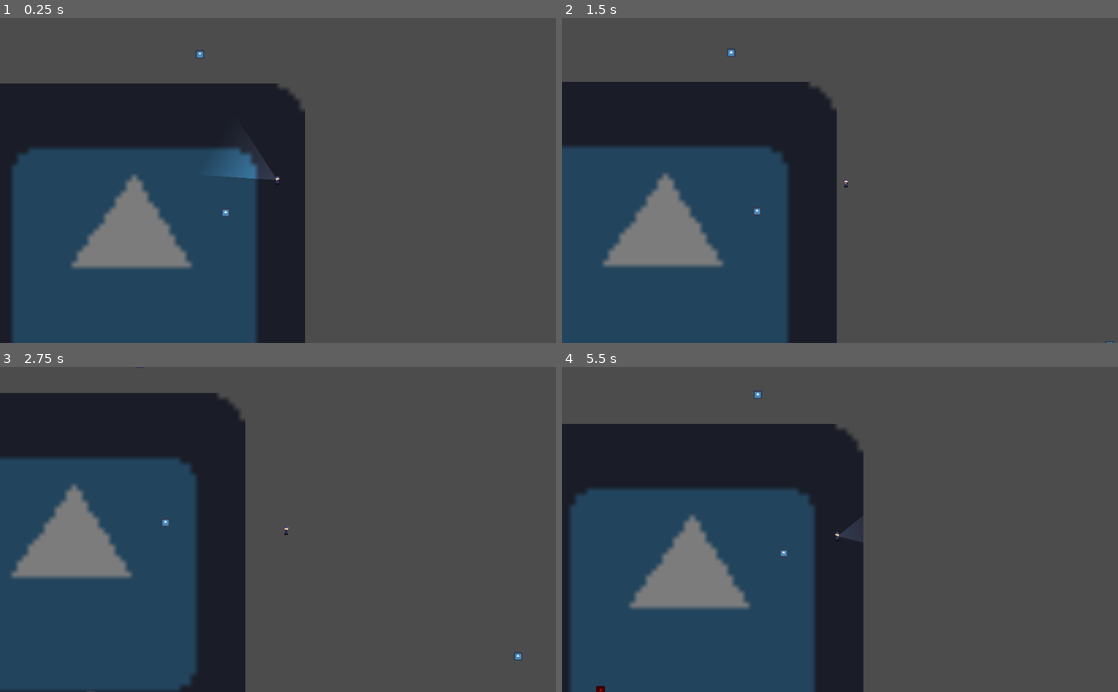
Above: before the commit, frames 1-4 (two rows, left to right).
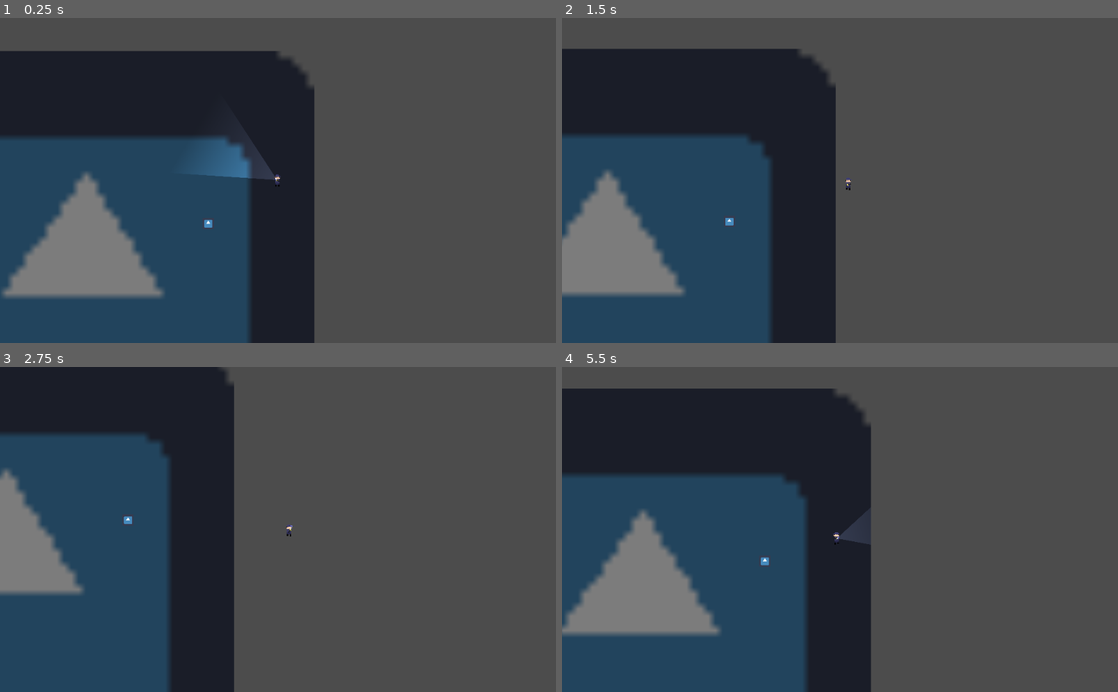
Above: after the commit, the same moments.

Repository: Patogonia/pb_gamejam_4
Game: Godot game, scene res://CenaTeste.tscn
Two runs of this game, one before a commit and one after it. Both use one fixed random seed, a clock stepped at 60 frames per second and the inputs below. The project has no main scene, so this scene is started directly. The engine's default icon, where the game draws it, is replaced by a stand-in: a white triangle on a blue panel in a dark square.
Inputs (mouse positions are in pixels of both pictures, inside the frame that each line leads up to):
- Up to frame 1 (0.25 s): no input
- Up to frame 2 (1.5 s): tap Enter at 0.5 s; move the mouse to (962, 164) at 0.52 s; hold D (andar_pra_direita) 0.53-1.28 s; tap F (ativar_desativar_lanterna) at 0.6, 1.35 s; move the mouse to (728, 196) at 1.27 s; hold S (andar_pra_baixo) from 1.28 s (still down)
- Up to frame 3 (2.75 s): move the mouse to (333, 458) at 2.02 s; release S (andar_pra_baixo) at 2.03 s; hold D (andar_pra_direita) from 2.03 s (still down); tap F (ativar_desativar_lanterna) at 2.1 s
- Up to frame 4 (5.5 s): move the mouse to (812, 594) at 2.77 s; release D (andar_pra_direita) at 2.78 s; hold W (andar_pra_cima) 2.78-3.53 s; tap F (ativar_desativar_lanterna) every 0.75 s from 2.85 to 5.1 s; move the mouse to (1006, 578) at 3.52 s; hold A (andar_pra_esquerda) 3.53-5.03 s; move the mouse to (673, 480) at 4.27 s; move the mouse to (867, 529) at 5.02 s; hold S (andar_pra_baixo) from 5.03 s (still down)

The runs differ from the first frame. In frame 1, 17% of the frame differs, in the area x 0-57%, y 10-100%; in frame 2, 15%; in frame 3, 16%; in frame 4, 18%, in the area x 0-56%, y 6-100%.

Commit message:
Adicionado sprites animados + ajustes aleatorios

Diff:
--- a/CenaTeste.tscn
+++ b/CenaTeste.tscn
@@ -20,6 +20,7 @@
 
 [node name="Inimigo" parent="." instance=ExtResource( 2 )]
 position = Vector2( -519.678, 173.01 )
+velocidade_maxima = 70.0
 caminho_jogador = NodePath("../Jogador")
 caminho_alvos_inimigo = NodePath("../AlvosInimigo")
 
--- a/Personagens/Inimigo.tscn
+++ b/Personagens/Inimigo.tscn
@@ -1,7 +1,33 @@
-[gd_scene load_steps=3 format=2]
+[gd_scene load_steps=8 format=2]
 
 [ext_resource path="res://Personagens/Personagem.tscn" type="PackedScene" id=1]
 [ext_resource path="res://Personagens/inimigo.gd" type="Script" id=2]
+[ext_resource path="res://Personagens/inimigo.png" type="Texture" id=3]
+
+[sub_resource type="AtlasTexture" id=1]
+atlas = ExtResource( 3 )
+region = Rect2( 20, 0, 20, 20 )
+
+[sub_resource type="AtlasTexture" id=2]
+atlas = ExtResource( 3 )
+region = Rect2( 0, 0, 20, 20 )
+
+[sub_resource type="AtlasTexture" id=3]
+atlas = ExtResource( 3 )
+region = Rect2( 40, 0, 20, 20 )
+
+[sub_resource type="SpriteFrames" id=4]
+animations = [ {
+"frames": [ SubResource( 1 ) ],
+"loop": true,
+"name": "parado",
+"speed": 5.0
+}, {
+"frames": [ SubResource( 2 ), SubResource( 3 ) ],
+"loop": true,
+"name": "andando",
+"speed": 5.0
+} ]
 
 [node name="Inimigo" instance=ExtResource( 1 )]
 collision_layer = 2
@@ -12,6 +38,10 @@
 
 [node name="Sprite" parent="." index="0"]
 modulate = Color( 1, 0, 0, 1 )
+scale = Vector2( 1, 1 )
+frames = SubResource( 4 )
+animation = "parado"
+playing = true
 
 [node name="TimerAtualizarMelhorAlvo" type="Timer" parent="." index="2"]
 autostart = true
--- a/Personagens/Jogador.tscn
+++ b/Personagens/Jogador.tscn
@@ -1,9 +1,34 @@
-[gd_scene load_steps=5 format=2]
+[gd_scene load_steps=9 format=2]
 
 [ext_resource path="res://Personagens/Personagem.tscn" type="PackedScene" id=1]
 [ext_resource path="res://Personagens/jogador.gd" type="Script" id=2]
-[ext_resource path="res://Personagens/modelo_statico.png" type="Texture" id=3]
+[ext_resource path="res://Personagens/guardinha.png" type="Texture" id=3]
 [ext_resource path="res://Personagens/Lanterna/Lanterna.tscn" type="PackedScene" id=4]
+
+[sub_resource type="AtlasTexture" id=1]
+atlas = ExtResource( 3 )
+region = Rect2( 16, 0, 16, 20 )
+
+[sub_resource type="AtlasTexture" id=2]
+atlas = ExtResource( 3 )
+region = Rect2( 0, 0, 16, 20 )
+
+[sub_resource type="AtlasTexture" id=3]
+atlas = ExtResource( 3 )
+region = Rect2( 32, 0, 16, 20 )
+
+[sub_resource type="SpriteFrames" id=4]
+animations = [ {
+"frames": [ SubResource( 1 ) ],
+"loop": true,
+"name": "parado",
+"speed": 5.0
+}, {
+"frames": [ SubResource( 2 ), SubResource( 3 ) ],
+"loop": true,
+"name": "andando",
+"speed": 5.0
+} ]
 
 [node name="Jogador" instance=ExtResource( 1 )]
 collision_layer = 1
@@ -13,7 +38,8 @@
 
 [node name="Sprite" parent="." index="0"]
 scale = Vector2( 1, 1 )
-texture = ExtResource( 3 )
+frames = SubResource( 4 )
+animation = "parado"
 
 [node name="RaycastInimigo" type="RayCast2D" parent="." index="2"]
 enabled = true
@@ -24,4 +50,5 @@
 
 [node name="Camera2D" type="Camera2D" parent="." index="4"]
 current = true
+zoom = Vector2( 0.75, 0.75 )
 smoothing_enabled = true
--- a/Personagens/Personagem.tscn
+++ b/Personagens/Personagem.tscn
@@ -1,7 +1,6 @@
-[gd_scene load_steps=4 format=2]
+[gd_scene load_steps=3 format=2]
 
 [ext_resource path="res://Personagens/personagem.gd" type="Script" id=1]
-[ext_resource path="res://icon.png" type="Texture" id=2]
 
 [sub_resource type="RectangleShape2D" id=1]
 extents = Vector2( 8, 8 )
@@ -11,9 +10,8 @@
 collision_mask = 4
 script = ExtResource( 1 )
 
-[node name="Sprite" type="Sprite" parent="."]
+[node name="Sprite" type="AnimatedSprite" parent="."]
 scale = Vector2( 0.25, 0.25 )
-texture = ExtResource( 2 )
 
 [node name="Colisao" type="CollisionShape2D" parent="."]
 shape = SubResource( 1 )
--- a/Personagens/personagem.gd
+++ b/Personagens/personagem.gd
@@ -3,7 +3,7 @@
 export(float) var velocidade_maxima
 export(float) var aceleracao
 
-onready var _sprite: Sprite = $Sprite
+onready var _sprite: AnimatedSprite = $Sprite
 
 var _direcao: Vector2 = Vector2.ZERO
 var _velocidade: Vector2
@@ -17,10 +17,11 @@
 	_velocidade = move_and_slide(vel_interp, Vector2.UP)
 
 	_virar_personagem(_direcao.x)
+	_sprite.play("andando" if _direcao.x != 0 or _direcao.y != 0 else "parado")
 
 
-func _virar_personagem(direcao: float):
+func _virar_personagem(direcao: float) -> void:
 	if direcao > 0:
-		$Sprite.flip_h = false
+		_sprite.flip_h = false
 	elif direcao < 0:
-		$Sprite.flip_h = true
+		_sprite.flip_h = true
Binary file added: Personagens/guardinha.png
Not shown, changed: Personagens/guardinha.png.import
Binary file added: Personagens/inimigo.png
Not shown, added: Personagens/inimigo.png.import
Binary file removed: Personagens/modelo_statico.png
